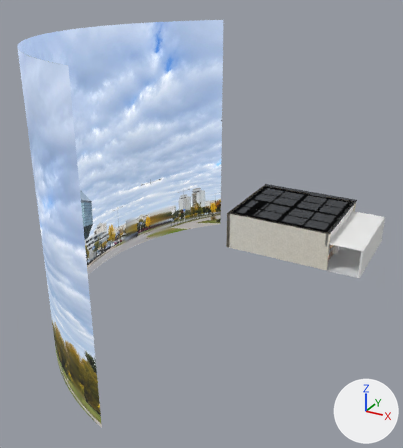
The glTF model public/models/arka123.glb: old version first, new version second.
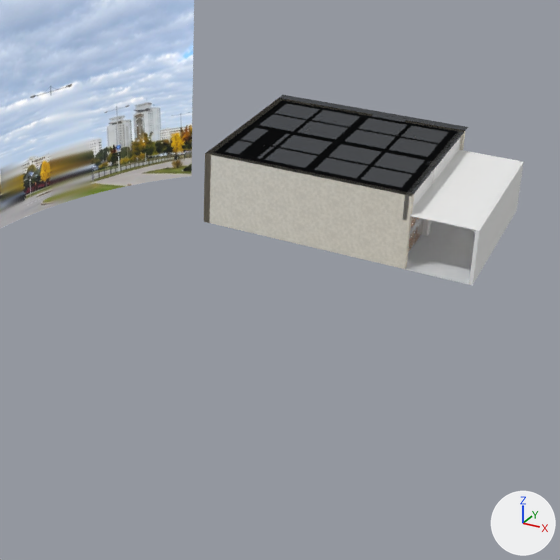
Old and new are each drawn whole from a camera (50 mm lens) standing at (20.9, -61.4, 30.3) and looking at (-9.7, -5.8, 2.4) and again close up on the part from 31% to 100% of the width and 31% to 93% of the height. Arrows for +X, +Y and +Z are at lower right; the lights stay in place. The last two pictures show the newer version. Where no turn or scale is listed for an object, it has been applied to the vertices. Vertices at exactly the same position are counted once.

Objects in the first close-up: 'CeilingStructure', 'Corridor', 'PartitionGlass', 'ViewLibrary', 'Walls', 'WindowWall' and 2 more.
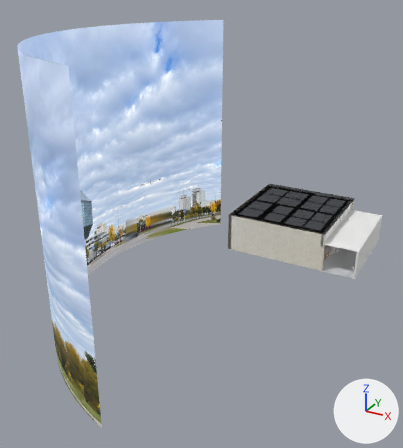
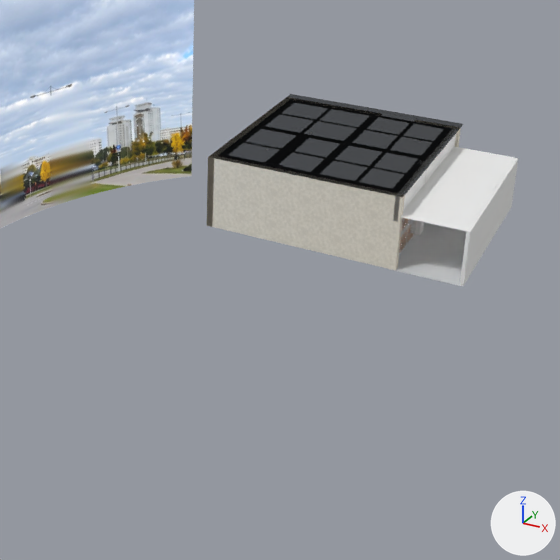
Where the newer file only moved an object's origin or applied its transform, the numbers keep the older frame.

The edits, one by one:
me_ceilingstructure is used by ob_ceilingstructure; location (-5.9, -5.2, 0.0).
me_ceilingstructure had 84 vertices, 134 faces and spanned x -0.4..12.2, y -0.4..11.5, z 3.88..4.5.
me_ceilingstructure now has 84 vertices, 134 faces and spans x -0.4..11.4, y -0.4..12.3, z 3.88..4.5.
me_ceilingstructure part 1: the loose piece of 8 vertices spanning x 0.0..11.8, y 4.92..5.48, z 3.88..4.5 is scaled about its middle by (0.932, 1, 1), then moved by (-0.4, 0.4, 0.0).
me_ceilingstructure part 2: the loose piece of 8 vertices spanning x 1.4..2.6, y 0.0..4.92, z 3.88..4.5 is scaled about its middle by (0.5, 1.08, 1), then moved by (1.4, 0.2, 0.0).
me_ceilingstructure part 3: the loose piece of 8 vertices spanning x 0.5..11.35, y 2.47..2.73, z 4.18..4.5 is scaled about its middle by (0.926, 1, 1), then moved by (-0.4, 0.2, 0.0).
me_ceilingstructure part 4: the loose piece of 8 vertices spanning x 0.5..11.35, y 7.67..7.93, z 4.18..4.5 is scaled about its middle by (0.926, 1, 1), then moved by (-0.4, 0.6, 0.0).
me_ceilingstructure part 5: 45 of 84 vertices moved; they spanned x -0.4..12.2, y -0.4..11.5, z 3.88..4.5 and now span x -0.4..11.4, y -0.4..12.3, z 3.88..4.5; mean shift (-0.28, 0.46, 0.0); largest move (12.2, 11.5, 4.5) -> (11.4, 12.3, 4.5).
me_corridor is used by ob_corridor; location (-5.9, -5.2, 0.0).
me_corridor had 28 vertices, 48 faces and spanned x 11.8..16.0, y -0.4..10.4, z -0.02..4.5.
me_corridor now has 28 vertices, 48 faces and spans x 11.0..15.2, y -0.4..11.2, z -0.02..4.5.
me_corridor part 6: all 14 vertices in x 11.8..16.0, y -0.4, z -0.02..4.5 are moved by (-0.8, 0.0, 0.0).
me_corridor part 7: all 14 vertices in x 11.8..16.0, y 10.4, z -0.02..4.5 are moved by (-0.8, 0.8, 0.0).
me_walls is used by ob_walls; location (-5.9, -5.2, 0.0).
Before the commit, vertices of me_walls: 1 (12.2, -0.4, 0.0) at pixel (404, 269), 2 (12.2, 0.0, 0.0) at pixel (406, 266), 5 (12.2, -0.4, 4.5) at pixel (412, 196), 6 (12.2, 0.0, 4.5) at pixel (414, 193).
me_walls had 24 vertices, 36 faces and spanned x -0.4..12.2, y -0.4..10.8, z 0.0..4.5.
me_walls now has 24 vertices, 36 faces and spans x -0.4..11.4, y -0.4..11.6, z 0.0..4.5.
me_walls part 8: the loose piece of 8 vertices spanning x 0.0..6.2, y 10.4..10.8, z 0.0..4.5 is scaled about its middle by (1.02, 1, 1), then moved by (0.05, 0.8, 0.0).
me_walls part 9: the loose piece of 8 vertices spanning x 8.4..12.2, y 10.4..10.8, z 0.0..4.5 is scaled about its middle by (0.763, 1, 1), then moved by (-0.35, 0.8, 0.0).
Part 10, on me_walls:
Vertices 1, 2, 5, 6 of me_walls move by (-0.8, 0.0, 0.0).
Object 'CeilingStructure' (ob_ceilingstructure) moves from (-5.9, -5.2, 0.0) to (-5.5, -5.6, 0.0).
Object 'Corridor' (ob_corridor) moves from (-5.9, -5.2, 0.0) to (-5.5, -5.6, 0.0).
Object 'PartitionGlass' (ob_partitionglass) moves from (-5.9, -5.2, 0.0) to (-5.5, -5.6, 0.0).
Object 'Walls' (ob_walls) moves from (-5.9, -5.2, 0.0) to (-5.5, -5.6, 0.0).
Object 'WindowWall' (ob_windowwall) moves from (-5.9, -5.2, 0.0) to (-5.5, -5.6, 0.0).

Pixel boxes (x1, y1, x2, y2) of what changed, in the close-ups (560 x 560 px; the box of a moved part takes in the faces that stretch with it):
'Walls', reshaped, moved: before (204, 99, 465, 269); after (207, 98, 461, 270)
'CeilingStructure', reshaped, moved: before (211, 95, 468, 196); after (213, 94, 463, 197)
'Corridor', reshaped, moved: before (401, 132, 524, 285); after (390, 128, 518, 286)
'WindowWall', moved (mostly hidden): before (204, 98, 283, 223); after (207, 97, 290, 227)
'PartitionGlass', moved: before (408, 217, 432, 253); after (399, 218, 416, 254)
part 1 of me_ceilingstructure, moved or reshaped: before (251, 124, 433, 162); after (262, 126, 427, 159)
part 2 of me_ceilingstructure, moved or reshaped: before (237, 130, 286, 161); after (267, 136, 308, 168)
part 3 of me_ceilingstructure, moved or reshaped: before (239, 139, 414, 175); after (244, 141, 405, 175)
part 4 of me_ceilingstructure, moved or reshaped: before (274, 113, 439, 145); after (281, 113, 433, 142)
part 5 of me_ceilingstructure, moved or reshaped: before (211, 95, 468, 196); after (213, 94, 463, 197)
part 6 of me_corridor, moved or reshaped: before (401, 195, 479, 285); after (390, 196, 470, 286)
part 7 of me_corridor, moved or reshaped: before (405, 132, 524, 284); after (396, 128, 518, 286)
part 8 of me_walls, moved or reshaped: before (282, 99, 373, 116); after (292, 98, 378, 115)
part 9 of me_walls, moved or reshaped: before (405, 120, 465, 150); after (414, 120, 461, 147)
part 10 of me_walls, moved or reshaped: before (204, 152, 414, 269); after (207, 156, 405, 270)
